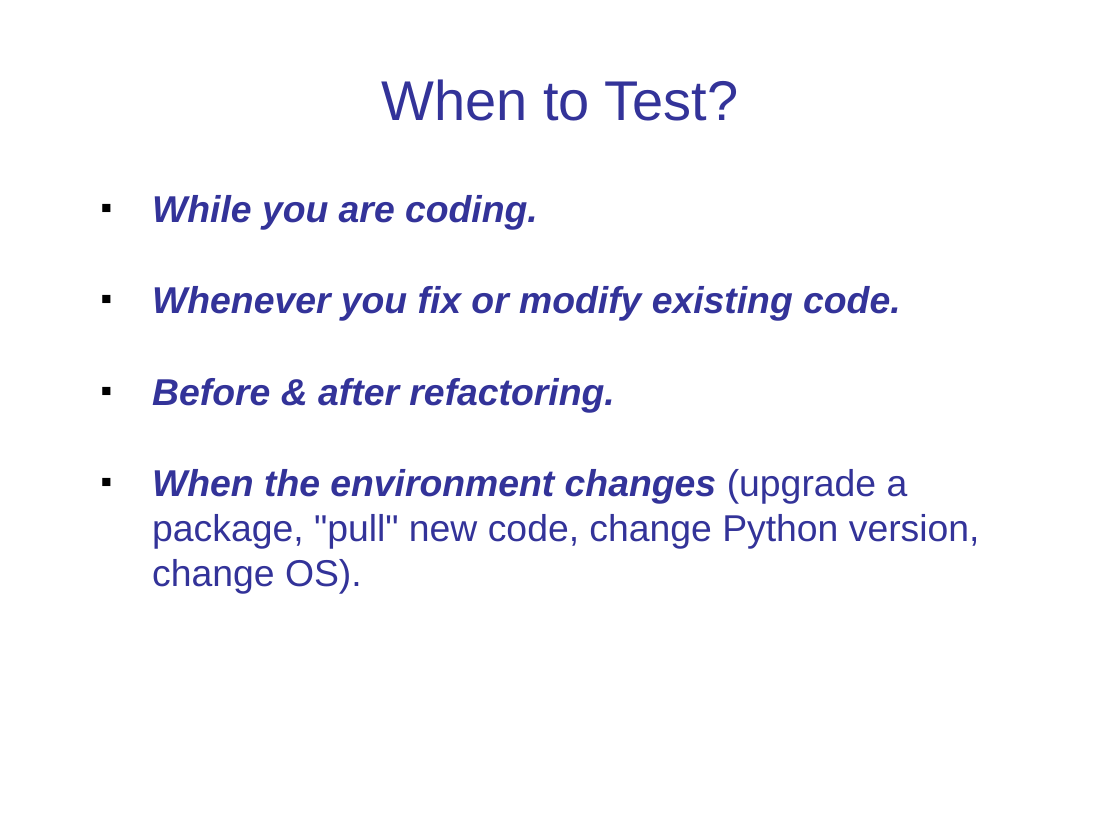
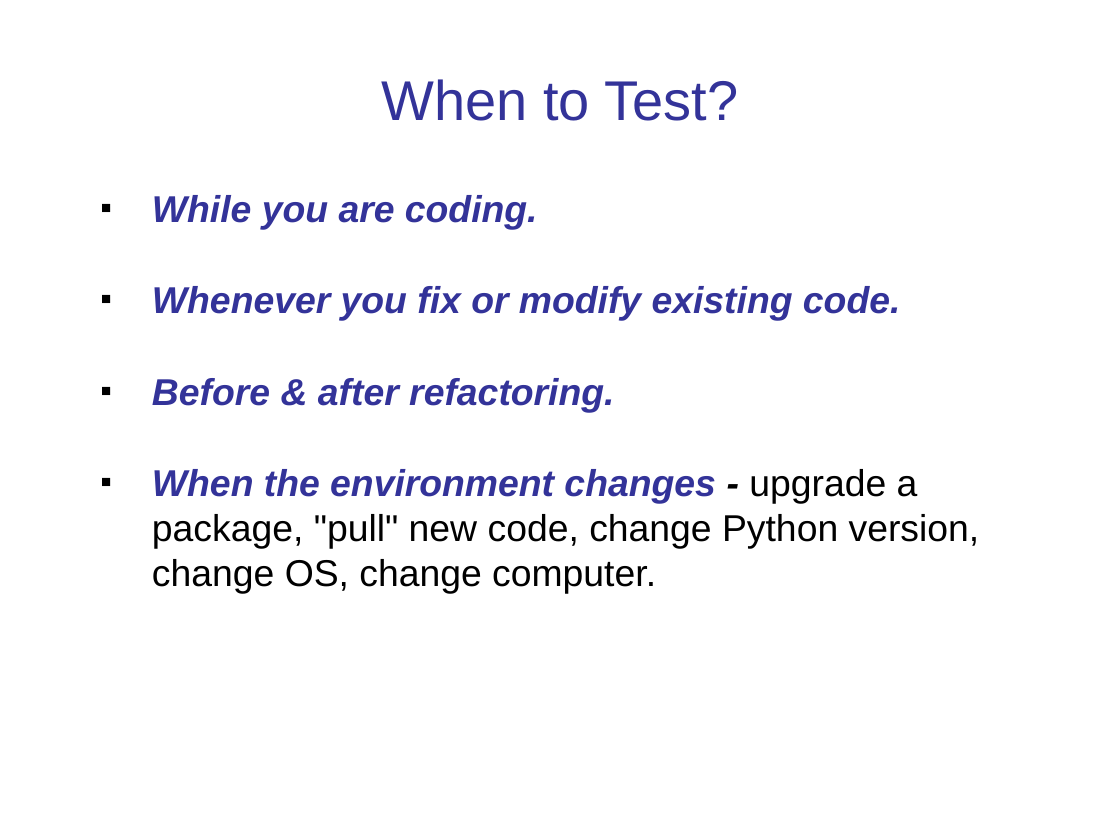
Before and after one commit to cpske/ISP, a slide deck: slide 7 of testing/Intro-to-Unit-Testing.ppt. Drawn at 1120x840 pixels with LibreOffice and Linux fonts; fonts in the diff are those of the drawing. Boxes give left, top, right and bottom in pixels: in the first picture for what was removed or moved away, otherwise in the second. Text is boxed around its words. In the diff, an @@ line names an element or a change of style, - is before the commit and + after.

```diff
--- a/testing/Intro-to-Unit-Testing.ppt
+++ b/testing/Intro-to-Unit-Testing.ppt
@@ text at [152,469,980,593]: text changed; text colour #333399 to #000000 @@
-■ When the environment changes (upgrade a package, "pull" new code, change Python version, change OS).
+■ When the environment changes - upgrade a package, "pull" new code, change Python version, change OS, change computer.
```
Also in this commit, not shown: 3 other slides changed, 5 other files.
